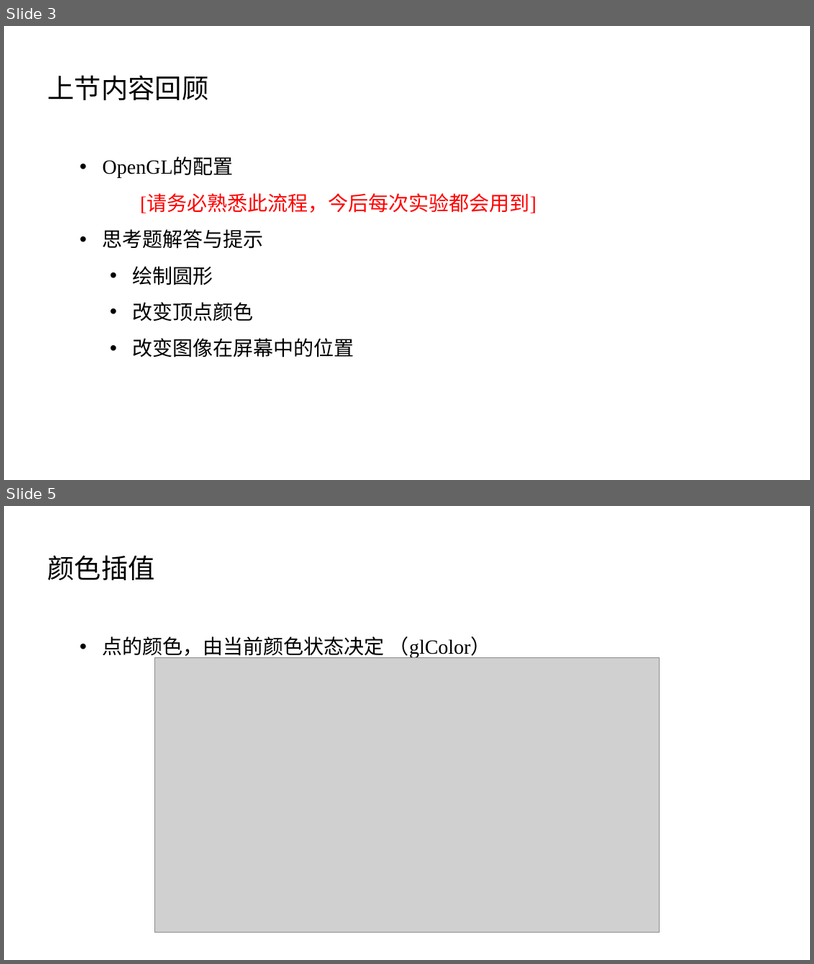
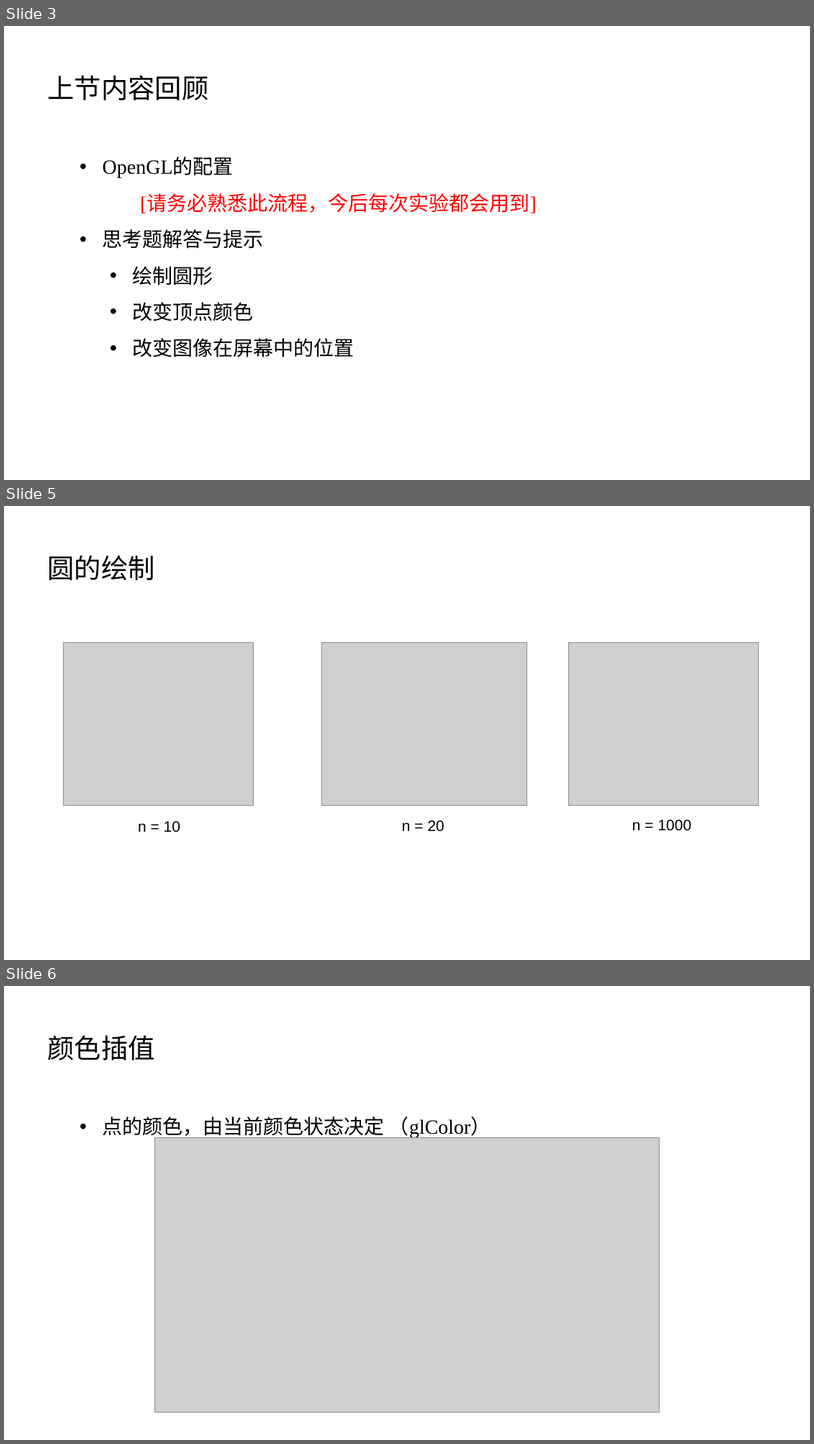
Before and after one commit to kirisaaame/XMU_DMT_Learning, a slide deck: 计算机图形学/实验/实验1/实验1.pptx. Shown one above the other, each under a label of ours: slides 3 and 5 before the commit, slides 3, 5 and 6 after it; the slides between them are not shown. The pictures are 814x964 and 814x1444 pixels, drawn with LibreOffice and Linux fonts; fonts in the diff are those of the drawing; grey boxes stand for pictures. Boxes give left, top, right and bottom in pixels: in the first picture for what was removed or moved away, otherwise in the second. Text is boxed around its words. In the diff, an @@ line names an element or a change of style, - is before the commit and + after.

```diff
--- a/计算机图形学/实验/实验1/实验1.pptx
+++ b/计算机图形学/实验/实验1/实验1.pptx
@@ slide 5 added at box(4, 506, 810, 960), background #FFFFFF @@
@@ text added at box(47, 555, 154, 580), 32 pt, text #000000 @@
+圆的绘制
@@ picture added at box(63, 642, 253, 805) @@
@@ picture added at box(322, 642, 527, 805) @@
@@ picture added at box(569, 642, 759, 805) @@
@@ text added at box(138, 821, 180, 832), 18 pt, text #000000 @@
+n = 10
@@ text added at box(402, 820, 445, 831), 18 pt, text #000000 @@
+n = 20
@@ text added at box(633, 819, 692, 831), 18 pt, text #000000 @@
+n = 1000
@@ what was slide 5 is now slide 6 @@
```
Also in this commit, not shown: 5 slides changed, 1 other slide added, 14 other files.
